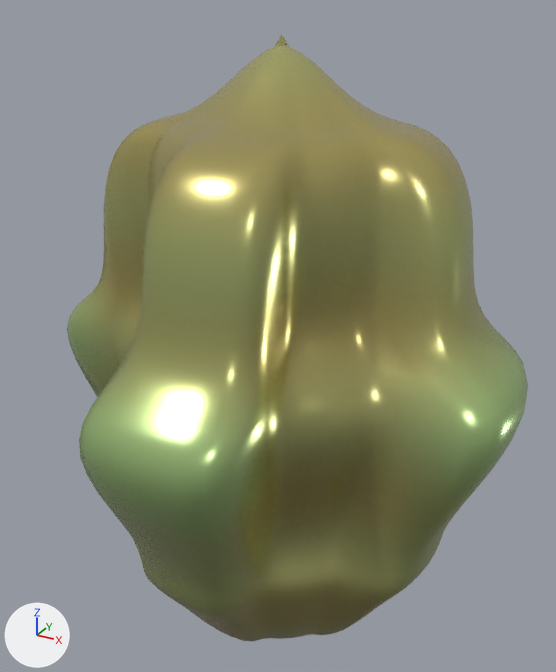
Two versions of the glTF model Assets/Resources/Models3D/cf_03_celestial_guardian.glb, one commit apart.
Rendered twice from a camera (50 mm lens) standing at (1.077, -1.979, 1.11) and looking at (-0.031, 0.035, 0.103). Arrows for +X, +Y and +Z are at lower left; the lights stay in place. The first picture is the older version.

Objects in the first picture: 'Hi3D_cf_03_celestial_guardian_WatertightNode'.
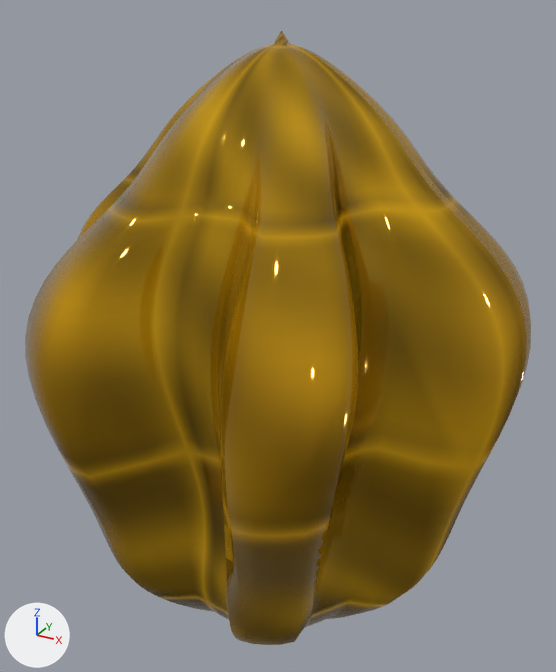
The change, as a list of edits to the scene's bpy script:
```text
Add img_cf_03_celestial_guardian_metallicroughness:
    img_cf_03_celestial_guardian_metallicroughness = load_image('cf_03_celestial_guardian_MetallicRoughness', '_unpacked/cf_03_celestial_guardian_MetallicRoughness', 64, 64, 'Non-Color')
Add img_cf_03_celestial_guardian_basecolor:
    img_cf_03_celestial_guardian_basecolor = load_image('cf_03_celestial_guardian_BaseColor', '_unpacked/cf_03_celestial_guardian_BaseColor', 64, 64, 'sRGB')
Add img_cf_03_celestial_guardian_normal:
    img_cf_03_celestial_guardian_normal = load_image('cf_03_celestial_guardian_Normal', '_unpacked/cf_03_celestial_guardian_Normal', 64, 64, 'Non-Color')
Add img_cf_03_celestial_guardian_emissive:
    img_cf_03_celestial_guardian_emissive = load_image('cf_03_celestial_guardian_Emissive', '_unpacked/cf_03_celestial_guardian_Emissive', 64, 64, 'sRGB')
Add mat_cardcraft_cf_03_celestial_guardian_pbrdelighted:
    mat_cardcraft_cf_03_celestial_guardian_pbrdelighted = bpy.data.materials.new('CardCraft_cf_03_celestial_guardian_PBRDelighted')
    # colours: yellow #c4b565, yellow #f5ea8c, mixed with the vertex colours
    # uses the picture img_cf_03_celestial_guardian_basecolor
    # uses the picture img_cf_03_celestial_guardian_emissive
    # uses the picture img_cf_03_celestial_guardian_metallicroughness
    # uses the picture img_cf_03_celestial_guardian_normal
Change me_hi3d_cf_03_celestial_guardian_manifoldmesh:
    used by ob_hi3d_cf_03_celestial_guardian_watertightnode; location = (0.0, 0.0, 0.0)
    remove me_hi3d_cf_03_celestial_guardian_manifoldmesh.from_pydata(...)  # 4034 vertices, 8064 faces; spans x -0.76..0.76, y -0.76..0.76, z -0.93..1.02
    remove me_hi3d_cf_03_celestial_guardian_manifoldmesh.materials.append(mat_hi3d_cf_03_celestial_guardian_pbrdelighted)
    add me_hi3d_cf_03_celestial_guardian_manifoldmesh.from_pydata(...)  # 4034 vertices, 8064 faces; spans x -0.75..0.75, y -0.74..0.74, z -1.03..1.03
    me_hi3d_cf_03_celestial_guardian_manifoldmesh part 1: 3998 of 4034 vertices moved; they spanned x -0.76..0.76, y -0.76..0.76, z -0.93..1.02 and now span x -0.75..0.75, y -0.74..0.74, z -1.03..1.03; mean shift (0.0, 0.0, 0.0); largest move (-0.18, -0.32, 0.25) -> (-0.37, -0.68, 0.33)
    me_hi3d_cf_03_celestial_guardian_manifoldmesh part 2: 3244 faces centred in x -0.54..0.54, y -0.54..0.54, z -0.81..0.9 are repainted in the vertex colours; the middle colour goes from light grey #c2c1a8 to beige #e7d0a0
    me_hi3d_cf_03_celestial_guardian_manifoldmesh part 3: 4820 faces centred in x -0.76..0.76, y -0.76..0.76, z -0.93..1.0 are repainted in the vertex colours; the middle colour goes from pale green #c3d1bc to beige #e9d0a0
    add me_hi3d_cf_03_celestial_guardian_manifoldmesh.materials.append(mat_cardcraft_cf_03_celestial_guardian_pbrdelighted)
```

Location of each change, [x1, y1, x2, y2] in pixels of the pictures (556 x 672 px; the box of a moved part takes in the faces that stretch with it):
'Hi3D_cf_03_celestial_guardian_WatertightNode', recoloured, reshaped (10% wider): before [67, 34, 528, 641]; after [25, 31, 531, 645]
part 1 of me_hi3d_cf_03_celestial_guardian_manifoldmesh, moved or reshaped: before [67, 34, 528, 641]; after [25, 31, 531, 645]
part 2 of me_hi3d_cf_03_celestial_guardian_manifoldmesh, recoloured: before [90, 75, 465, 640]; after [25, 61, 473, 645]
part 3 of me_hi3d_cf_03_celestial_guardian_manifoldmesh, recoloured: before [67, 34, 528, 641]; after [29, 31, 531, 641]
